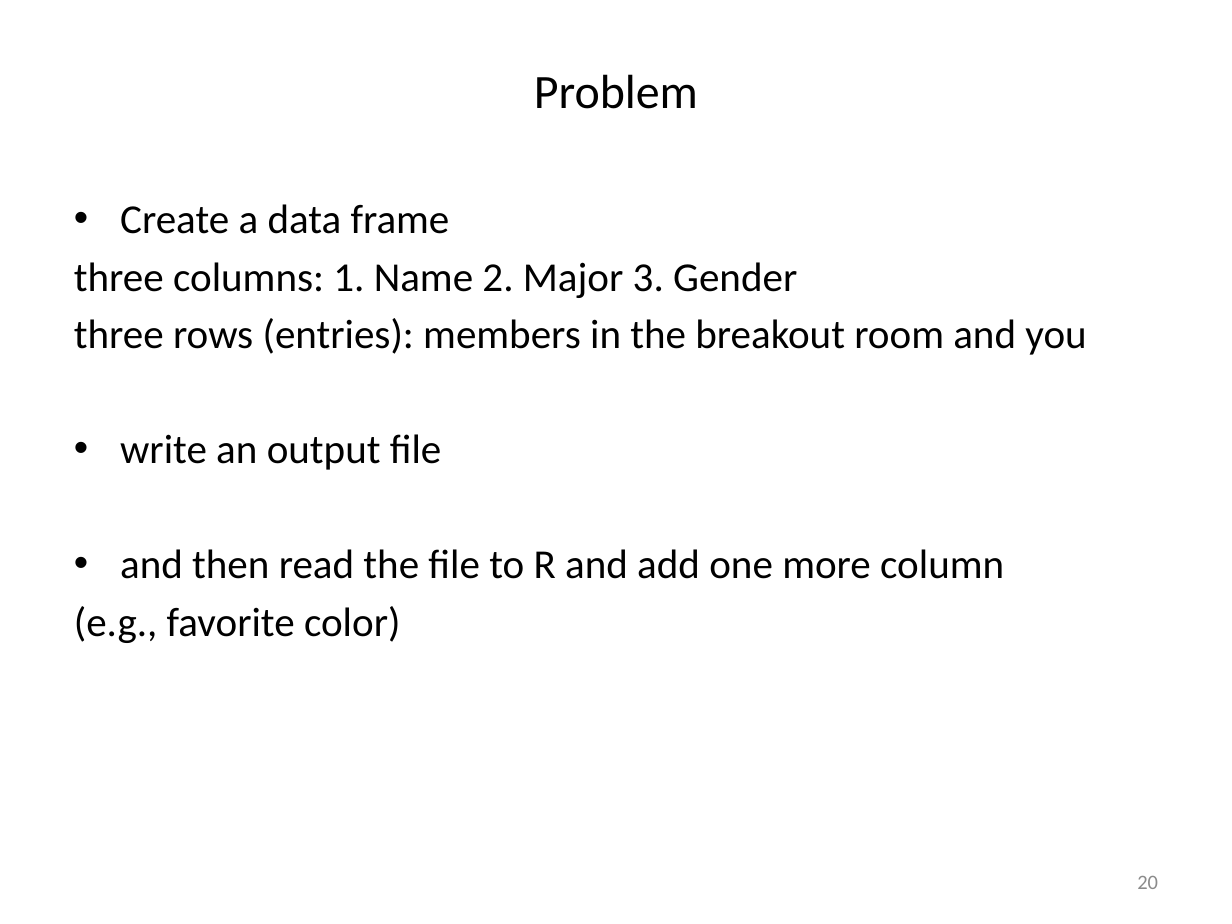
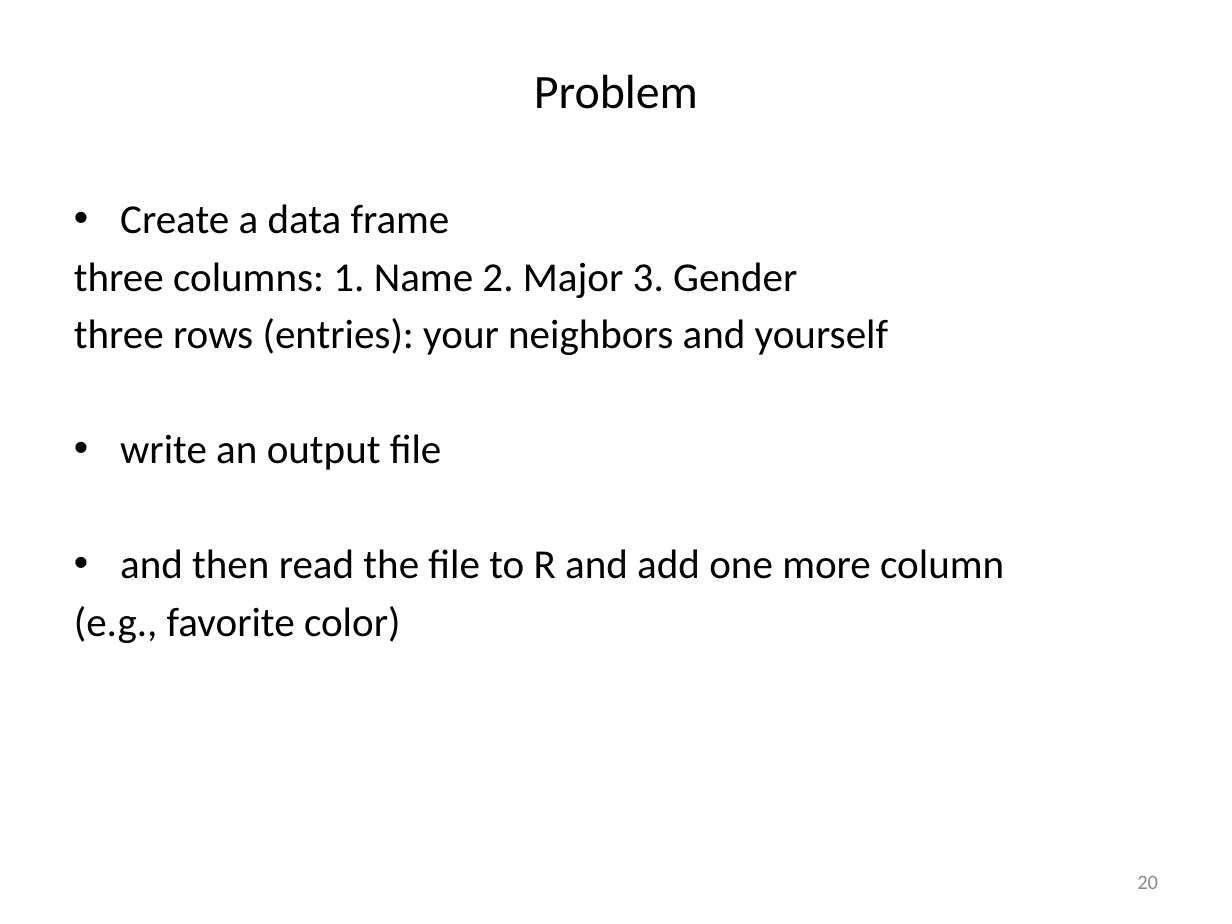
Before and after one commit to liu3zhenlab/teaching, a slide deck: slide 20 of PLPTH813Bioinformatis/2023/labs/lab03_R.pptx. Drawn at 1232x924 pixels with LibreOffice and Linux fonts; fonts in the diff are those of the drawing. Boxes give left, top, right and bottom in pixels: in the first picture for what was removed or moved away, otherwise in the second. Text is boxed around its words. In the diff, an @@ line names an element or a change of style, - is before the commit and + after.

```diff
--- a/PLPTH813Bioinformatis/2023/labs/lab03_R.pptx
+++ b/PLPTH813Bioinformatis/2023/labs/lab03_R.pptx
@@ text at [74, 318, 888, 355]: text changed @@
-three rows (entries): members in the breakout room and you
+three rows (entries): your neighbors and yourself
```
Also in this commit, not shown: 3 other slides changed, 6 other files.
